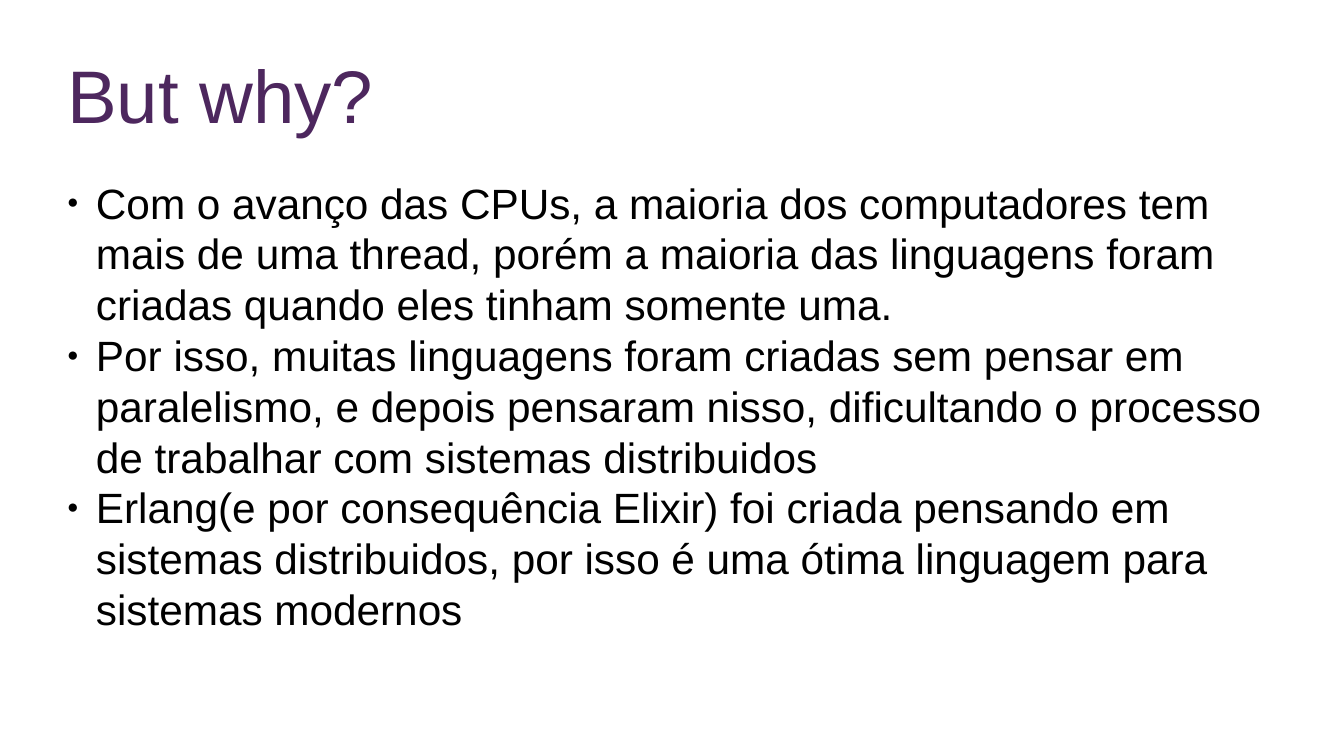
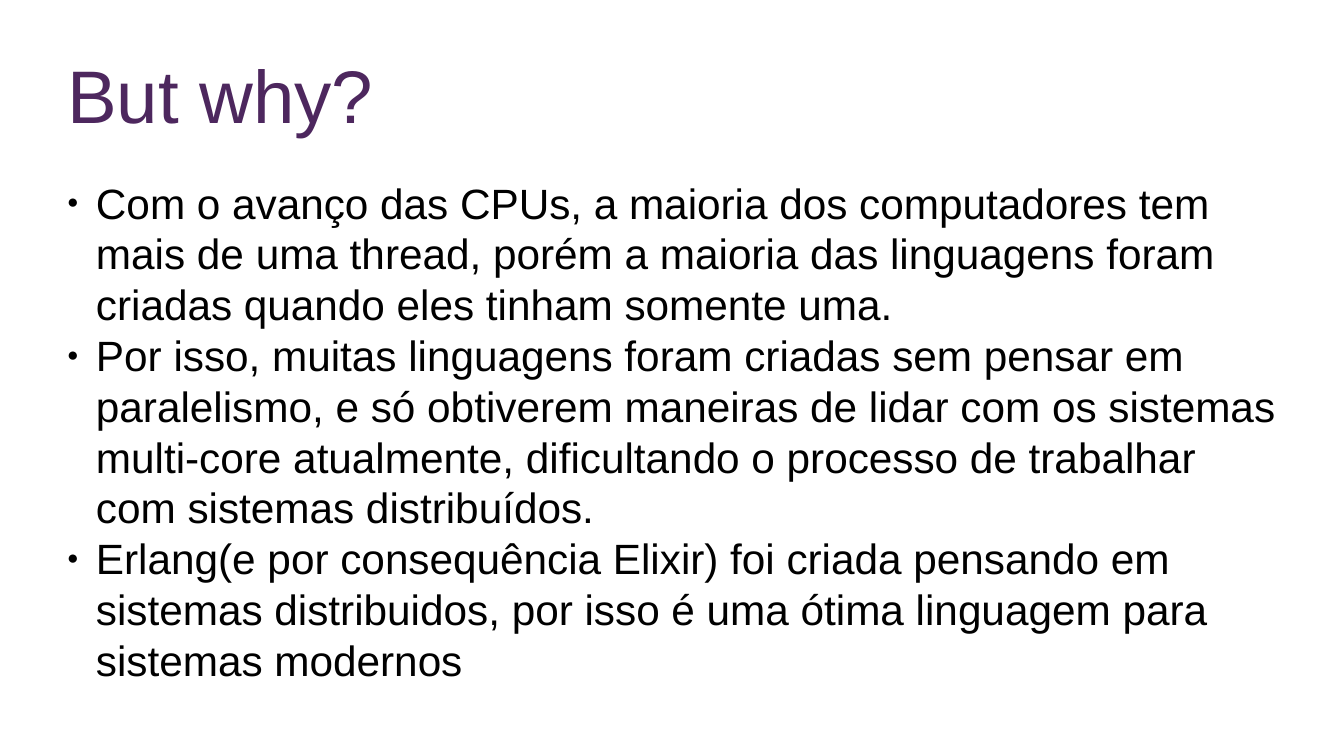
Before and after one commit to paulosergiolima/seccomp_stuff, a slide deck: slide 12 of main.odp (slide 11 before the commit). Drawn at 1344x756 pixels with LibreOffice and Linux fonts; fonts in the diff are those of the drawing. Boxes give left, top, right and bottom in pixels: in the first picture for what was removed or moved away, otherwise in the second. Text is boxed around its words. In the diff, an @@ line names an element or a change of style, - is before the commit and + after.

```diff
--- a/main.odp
+++ b/main.odp
@@ text at bbox=[96, 340, 1275, 524]: text changed @@
-● Por isso, muitas linguagens foram criadas sem pensar em paralelismo, e depois pensaram nisso, dificultando o processo de trabalhar com sistemas distribuidos
+● Por isso, muitas linguagens foram criadas sem pensar em paralelismo, e só obtiverem maneiras de lidar com os sistemas multi-core atualmente, dificultando o processo de trabalhar com sistemas distribuídos.
```
Also in this commit, not shown: 10 other slides changed, 17 slides added, 14 other files.
